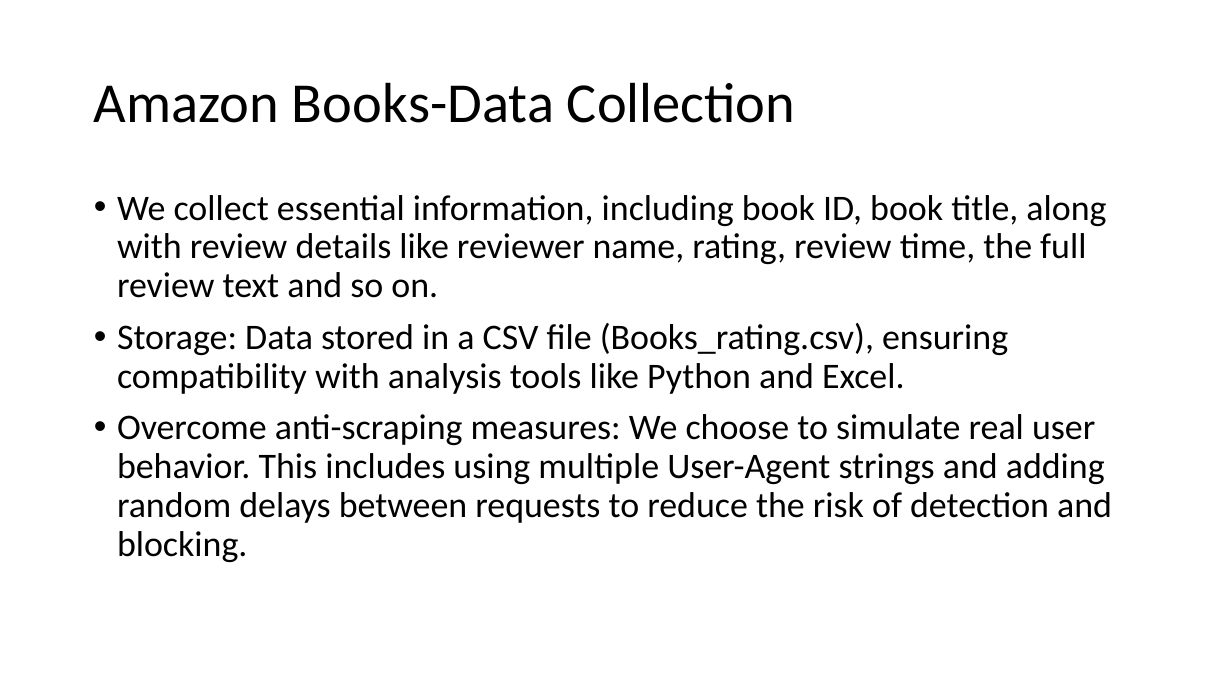
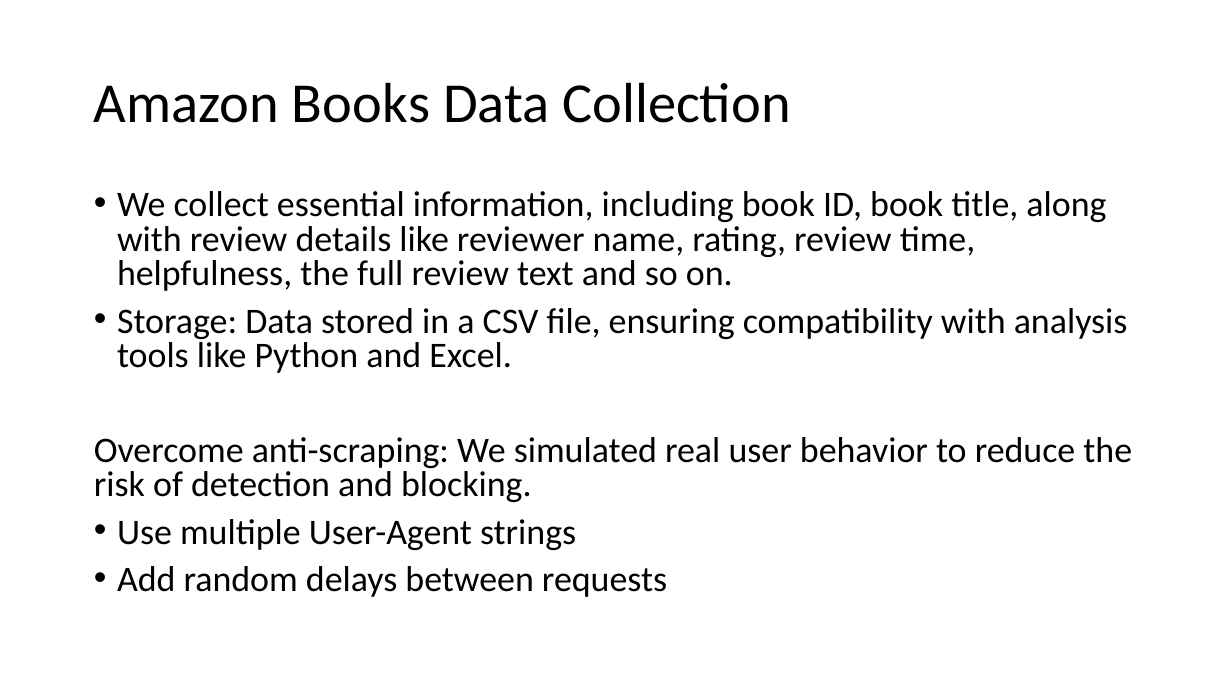
Before and after one commit to kefan1242/de_project, a slide deck: slide 2 of book_dataset/book-ppt.pptx. Drawn at 1232x693 pixels with LibreOffice and Linux fonts; fonts in the diff are those of the drawing. Boxes give left, top, right and bottom in pixels: in the first picture for what was removed or moved away, otherwise in the second. Text is boxed around its words. In the diff, an @@ line names an element or a change of style, - is before the commit and + after.

Commit message:
Book Report New Verion and PPT and some pics

```diff
--- a/book_dataset/book-ppt.pptx
+++ b/book_dataset/book-ppt.pptx
@@ title at box(94, 82, 790, 123): text changed @@
-Amazon Books-Data Collection
+Amazon Books Data Collection
@@ text at box(94, 191, 1132, 597): text changed @@
-• We collect essential information, including book ID, book title, along with review details like reviewer name, rating, review time, the full review text and so on.
-• Storage: Data stored in a CSV file (Books_rating.csv), ensuring compatibility with analysis tools like Python and Excel.
-• Overcome anti-scraping measures: We choose to simulate real user behavior. This includes using multiple User-Agent strings and adding random delays between requests to reduce the risk of detection and blocking.
+• We collect essential information, including book ID, book title, along with review details like reviewer name, rating, review time, helpfulness, the full review text and so on.
+• Storage: Data stored in a CSV file, ensuring compatibility with analysis tools like Python and Excel.
+Overcome anti-scraping: We simulated real user behavior to reduce the risk of detection and blocking.
+• Use multiple User-Agent strings
+• Add random delays between requests
```
Also in this commit, not shown: 2 other slides changed, 1 slide added, 3 other files.
